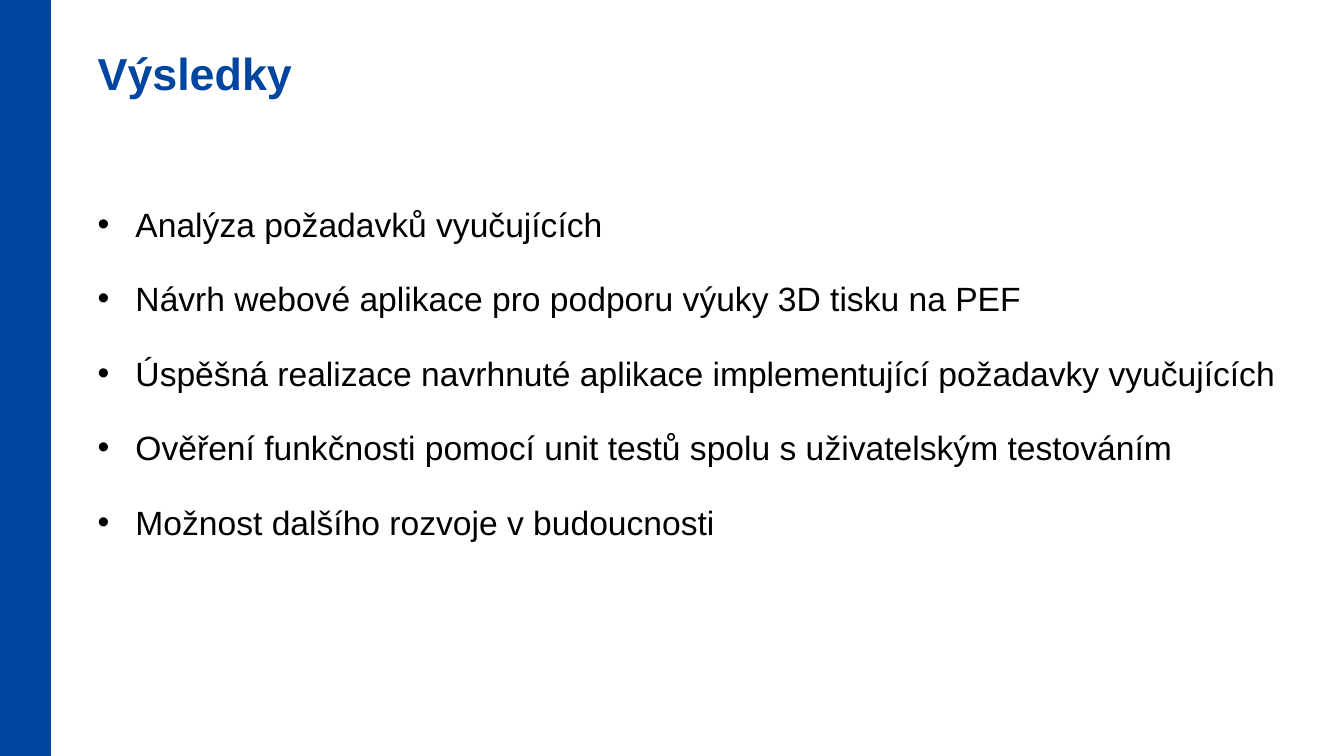
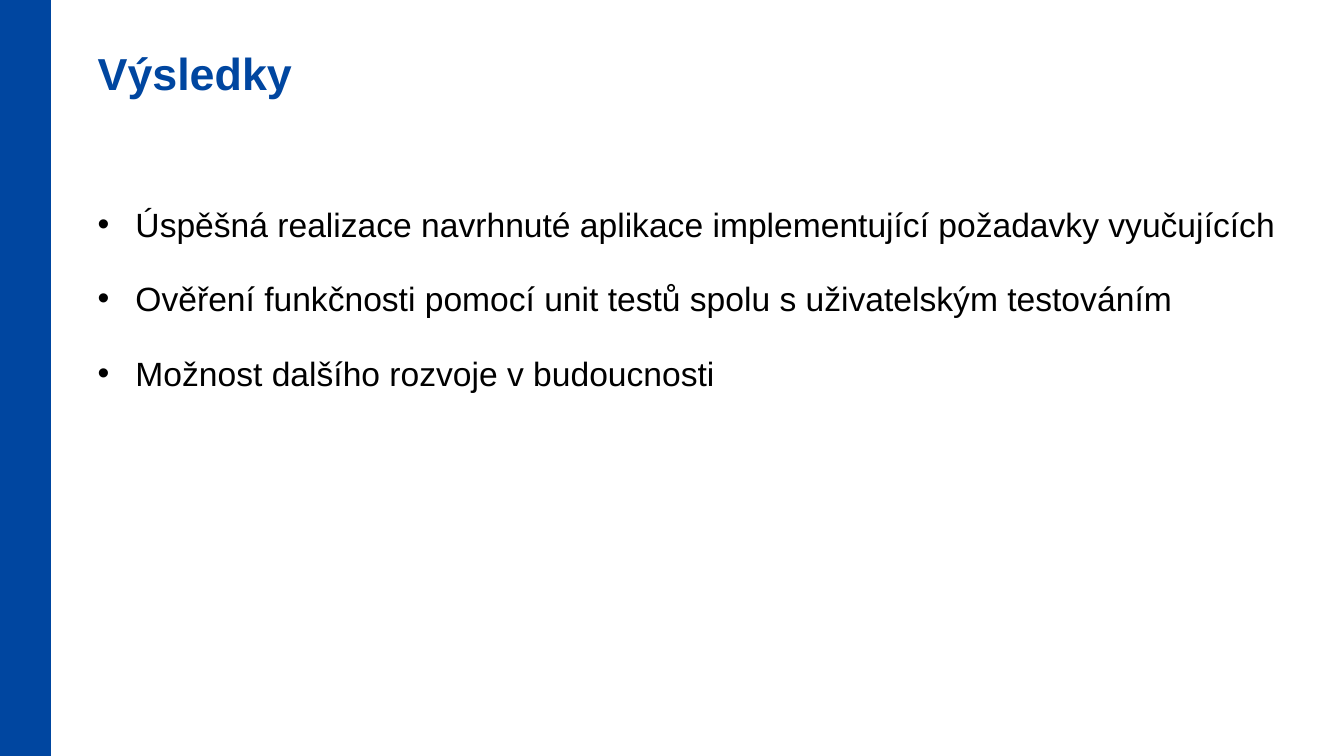
Before and after one commit to Zd3n1/BP2024, a slide deck: slide 10 of Prezentace.pptx. Drawn at 1344x756 pixels with LibreOffice and Linux fonts; fonts in the diff are those of the drawing; background and template pictures are left out. Boxes give left, top, right and bottom in pixels: in the first picture for what was removed or moved away, otherwise in the second. Text is boxed around its words. In the diff, an @@ line names an element or a change of style, - is before the commit and + after.

```diff
--- a/Prezentace.pptx
+++ b/Prezentace.pptx
@@ text at box(135, 210, 1020, 318): paragraphs removed @@
-• Analýza požadavků vyučujících
-• Návrh webové aplikace pro podporu výuky 3D tisku na PEF
```
Also in this commit, not shown: 1 other file.
